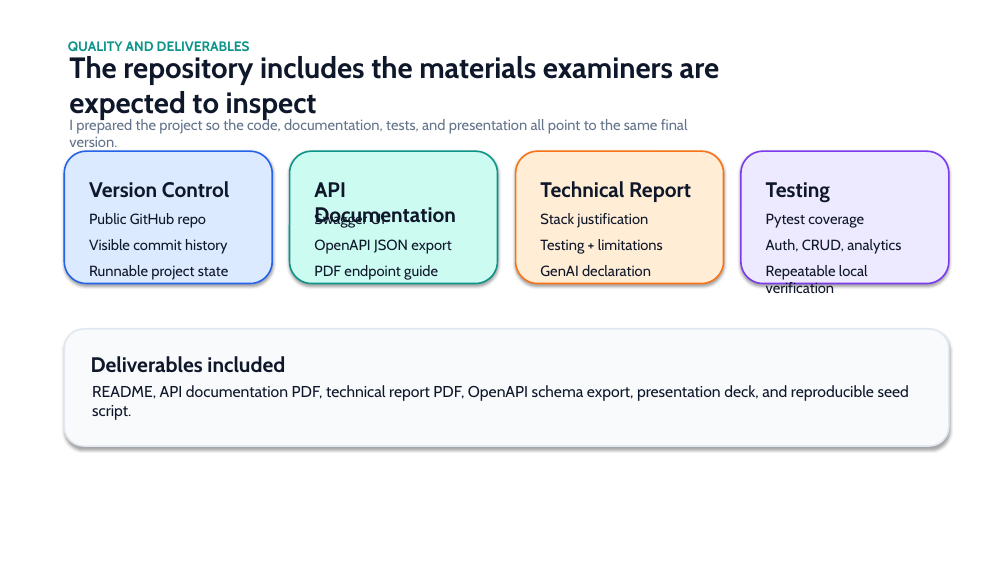
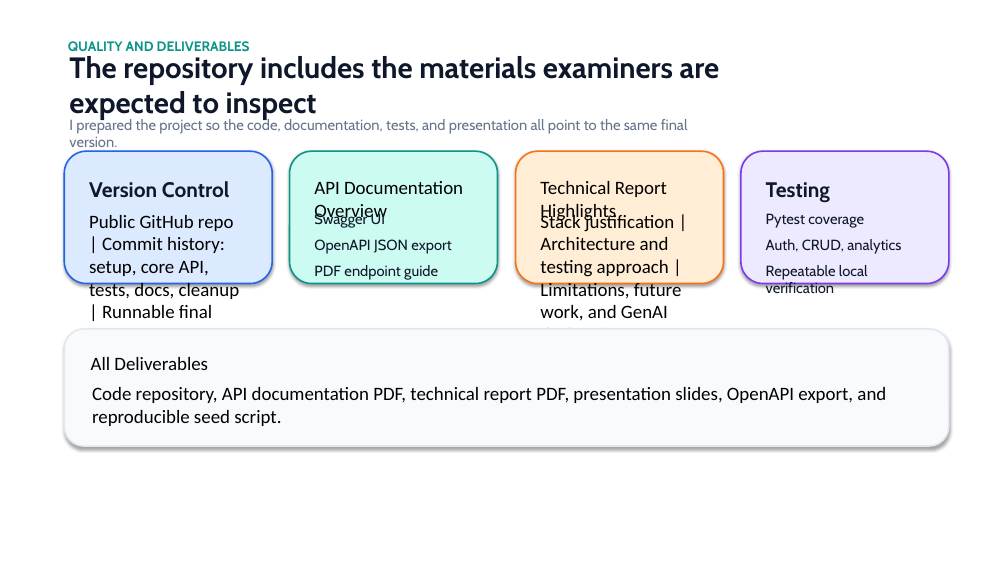
Before and after one commit to gapmaker1/urban-climate-insights-api, a slide deck: slide 7 of presentation/Urban_Climate_Insights_API_Presentation.pptx. Drawn at 1008x567 pixels with LibreOffice and Linux fonts; fonts in the diff are those of the drawing. Boxes give left, top, right and bottom in pixels: in the first picture for what was removed or moved away, otherwise in the second. Text is boxed around its words. In the diff, an @@ line names an element or a change of style, - is before the commit and + after.

Commit message:
Finalize report links and presentation submission content

```diff
--- a/presentation/Urban_Climate_Insights_API_Presentation.pptx
+++ b/presentation/Urban_Climate_Insights_API_Presentation.pptx
@@ text at bbox=[314, 181, 463, 223]: text changed; size 20 to 18 pt; font Cabin to Calibri; text colour #0F172A to #000000; bold off @@
-API Documentation
+API Documentation Overview
@@ text at bbox=[540, 181, 667, 223]: text changed; size 20 to 18 pt; font Cabin to Calibri; text colour #0F172A to #000000; bold off @@
-Technical Report
+Technical Report Highlights
@@ text at bbox=[89, 215, 240, 318]: text changed; size 14 to 18 pt; font Cabin to Calibri; text colour #0F172A to #000000 @@
-Public GitHub repo
-Visible commit history
-Runnable project state
+Public GitHub repo | Commit history: setup, core API, tests, docs, cleanup | Runnable final version
@@ text at bbox=[540, 212, 682, 321]: text changed; size 14 to 18 pt; font Cabin to Calibri; text colour #0F172A to #000000 @@
-Stack justification
-Testing + limitations
-GenAI declaration
+Stack justification | Architecture and testing approach | Limitations, future work, and GenAI declaration
@@ text at bbox=[91, 357, 208, 370]: text changed; size 20 to 18 pt; font Cabin to Calibri; text colour #0F172A to #000000; bold off @@
-Deliverables included
+All Deliverables
@@ text at bbox=[92, 387, 886, 426]: text changed; size 15 to 18 pt; font Cabin to Calibri; text colour #0F172A to #000000 @@
-README, API documentation PDF, technical report PDF, OpenAPI schema export, presentation deck, and reproducible seed script.
+Code repository, API documentation PDF, technical report PDF, presentation slides, OpenAPI export, and reproducible seed script.
```
Also in this commit, not shown: 2 other files.
